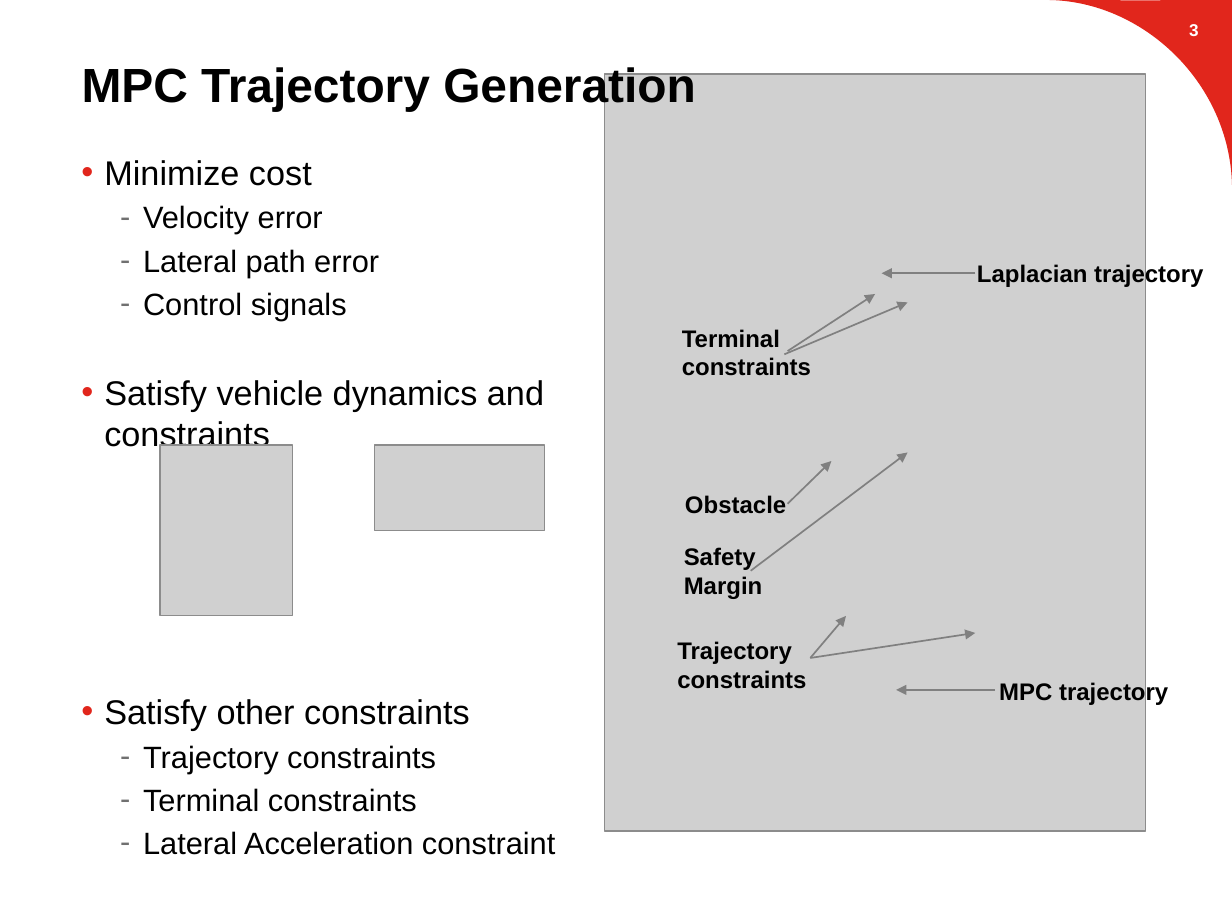
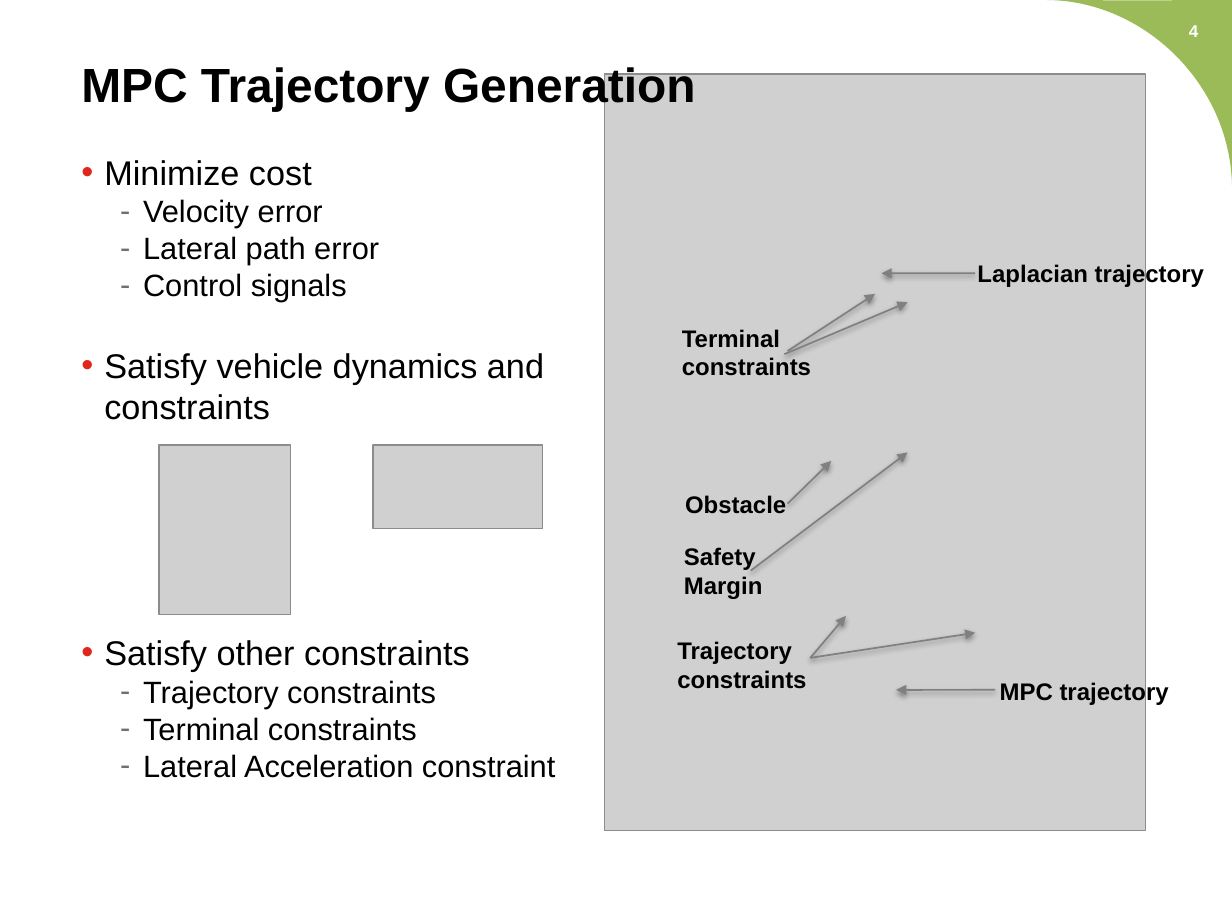
Before and after one commit to suvoganguli/GIG-MPC-Laplacian, a slide deck: slide 4 of 2D Results.pptx. Drawn at 1232x924 pixels with LibreOffice and Linux fonts; fonts in the diff are those of the drawing; grey boxes stand for pictures; background and template pictures are left out. Boxes give left, top, right and bottom in pixels: in the first picture for what was removed or moved away, otherwise in the second. Text is boxed around its words. In the diff, an @@ line names an element or a change of style, - is before the commit and + after.

```diff
--- a/2D Results.pptx
+++ b/2D Results.pptx
@@ freeform shape at <box>1047,0,1232,185</box>: fill #E1261C to #9BBB59 @@
@@ page number at <box>1189,25,1199,37</box>: text changed @@
-3
+4
@@ text "Minimize cost" at <box>104,160,555,778</box>: less space between paragraphs @@
@@ freeform shape added at <box>787,294,875,351</box>, outline #808080 0.99 pt @@
@@ freeform shape added at <box>882,274,976,274</box>, outline #808080 0.99 pt @@
@@ freeform shape added at <box>785,302,908,354</box>, outline #808080 0.99 pt @@
@@ group removed at <box>750,274,995,690</box>: 8 arrows @@
@@ freeform shape added at <box>750,452,907,570</box>, outline #808080 0.99 pt @@
@@ freeform shape added at <box>787,461,830,504</box>, outline #808080 0.99 pt @@
@@ freeform shape added at <box>811,616,846,658</box>, outline #808080 0.99 pt @@
@@ freeform shape added at <box>811,633,976,658</box>, outline #808080 0.99 pt @@
@@ freeform shape added at <box>896,690,994,690</box>, outline #808080 0.99 pt @@
```
Also in this commit, not shown: 20 other slides changed, 25 other files.
